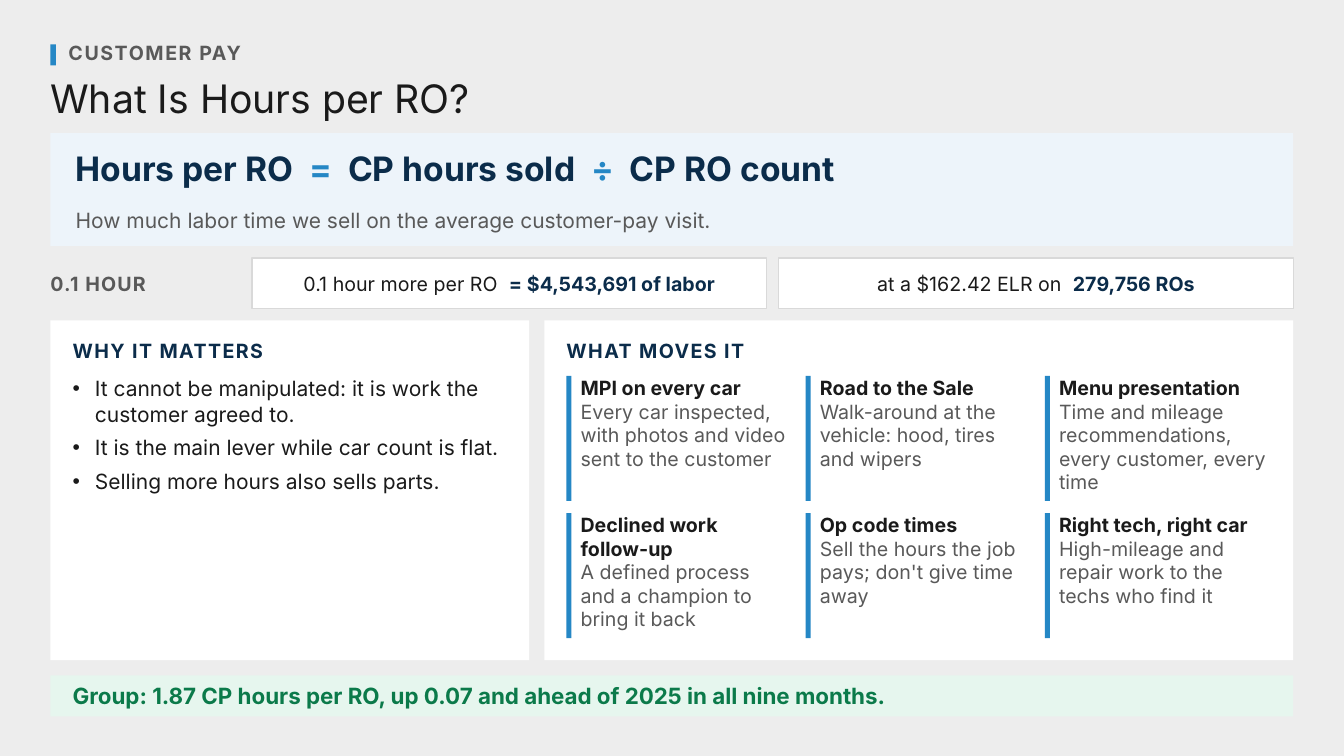
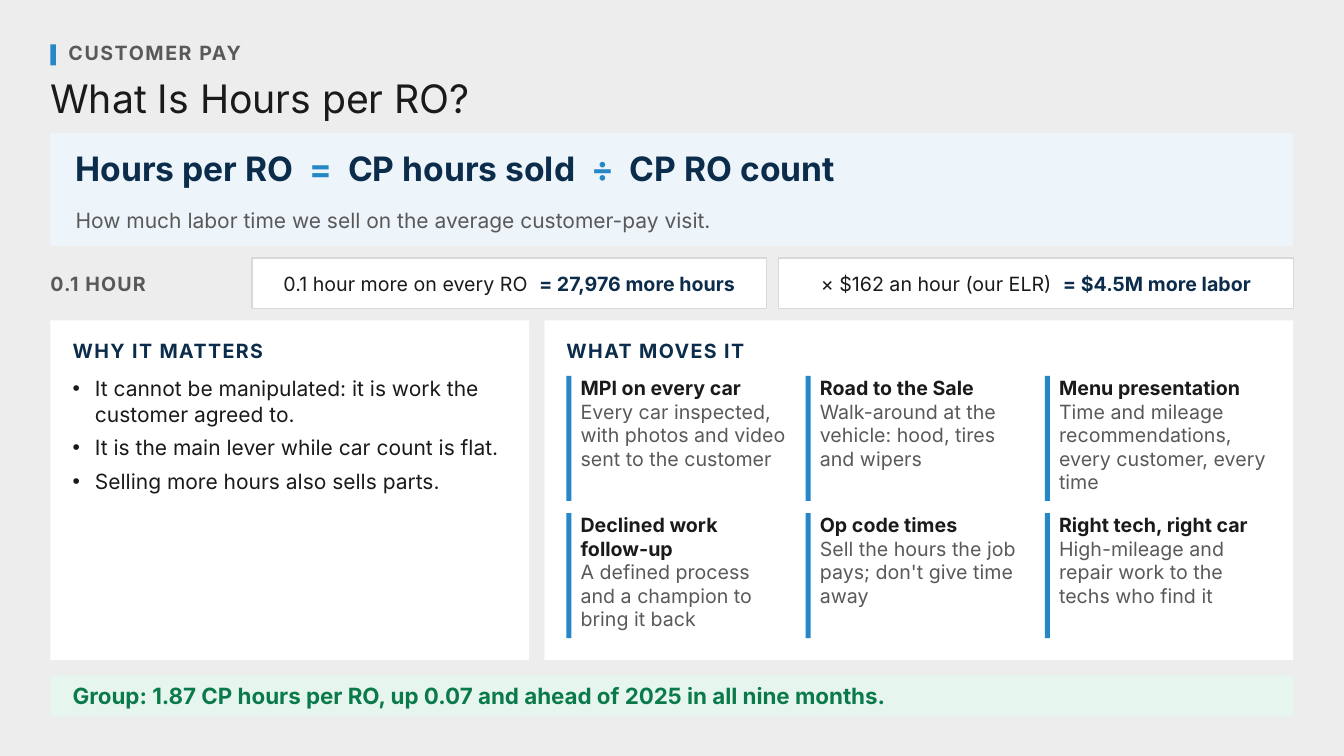
Before and after one commit to Ndresner/Noah, a slide deck: slide 47 of day2-deck/decks/Fixed Ops - Day 2 Example Test Deck.pptx (slide 48 before the commit). Drawn at 1344x756 pixels with LibreOffice and Linux fonts; fonts in the diff are those of the drawing. Boxes give left, top, right and bottom in pixels: in the first picture for what was removed or moved away, otherwise in the second. Text is boxed around its words. In the diff, an @@ line names an element or a change of style, - is before the commit and + after.

```diff
--- a/day2-deck/decks/Fixed Ops - Day 2 Example Test Deck.pptx
+++ b/day2-deck/decks/Fixed Ops - Day 2 Example Test Deck.pptx
@@ text at box(283, 276, 734, 295): text changed; text colour #0B2C4A to #1A1A1A; bold off @@
-0.1 hour more per RO = $4,543,691 of labor
+0.1 hour more on every RO = 27,976 more hours
@@ text at box(839, 274, 1251, 294): text changed @@
-at a $162.42 ELR on 279,756 ROs
+× $162 an hour (our ELR) = $4.5M more labor
```
Also in this commit, not shown: 6 other slides changed, 9 slides added, 15 slides removed, 9 other files.
